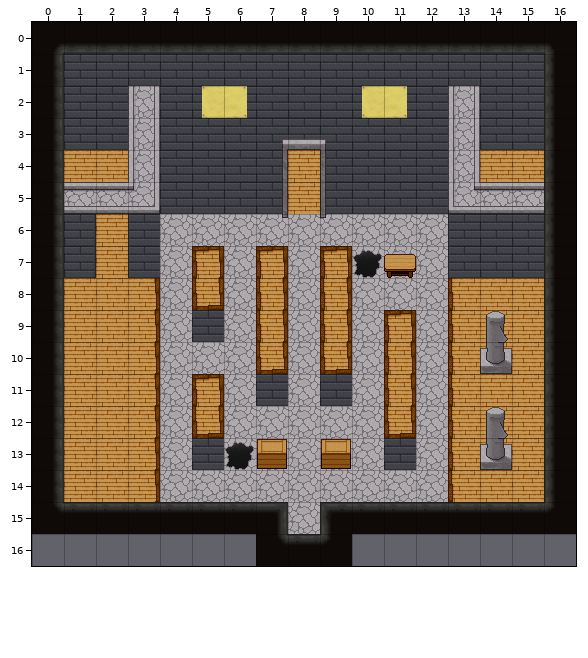
An edit to a level. Tiled map, game/res/maps/havenBossRoom.tmx. Above, as it was before the edit.
Cells are 32x32 px. Shown: x 0..16, y 0..16.
Now the later version:
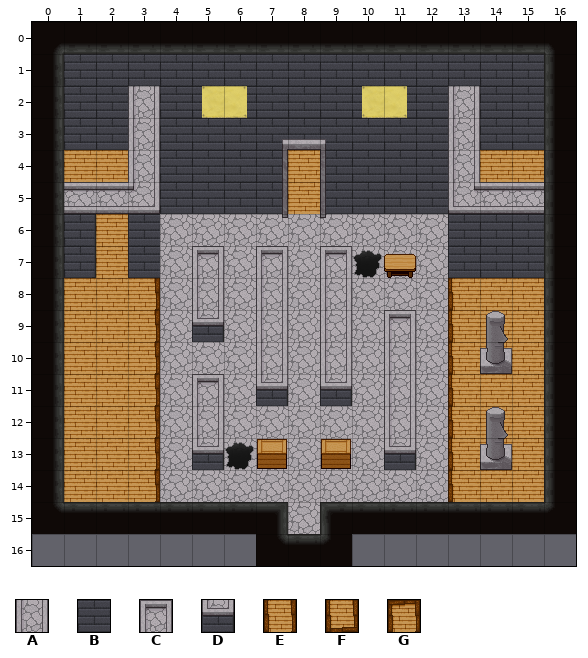
Key: from "blockboundStoneFloor": A 15, B 41, C 56, D 89; from "blockboundWoodFloor": E 13, F 47, G 56.
_ is an empty cell.
Edits made:
Layer "Lower 1":
Tile B becomes tile D in row 9 at x 5; in row 11 at x 7 and 9; in row 13 at x 5 and 11.
Layer "Lower 2":
Tile E becomes tile A in rows 8 to 9 at x 7 and 9; in rows 10 to 11 at x 11.
Tile F becomes tile A in row 8 at x 5; in row 10 at x 7 and 9; in row 12 at x 5 and 11.
Tile G becomes tile C in row 7 at x 5, 7 and 9; in row 9 at x 11; in row 11 at x 5.
